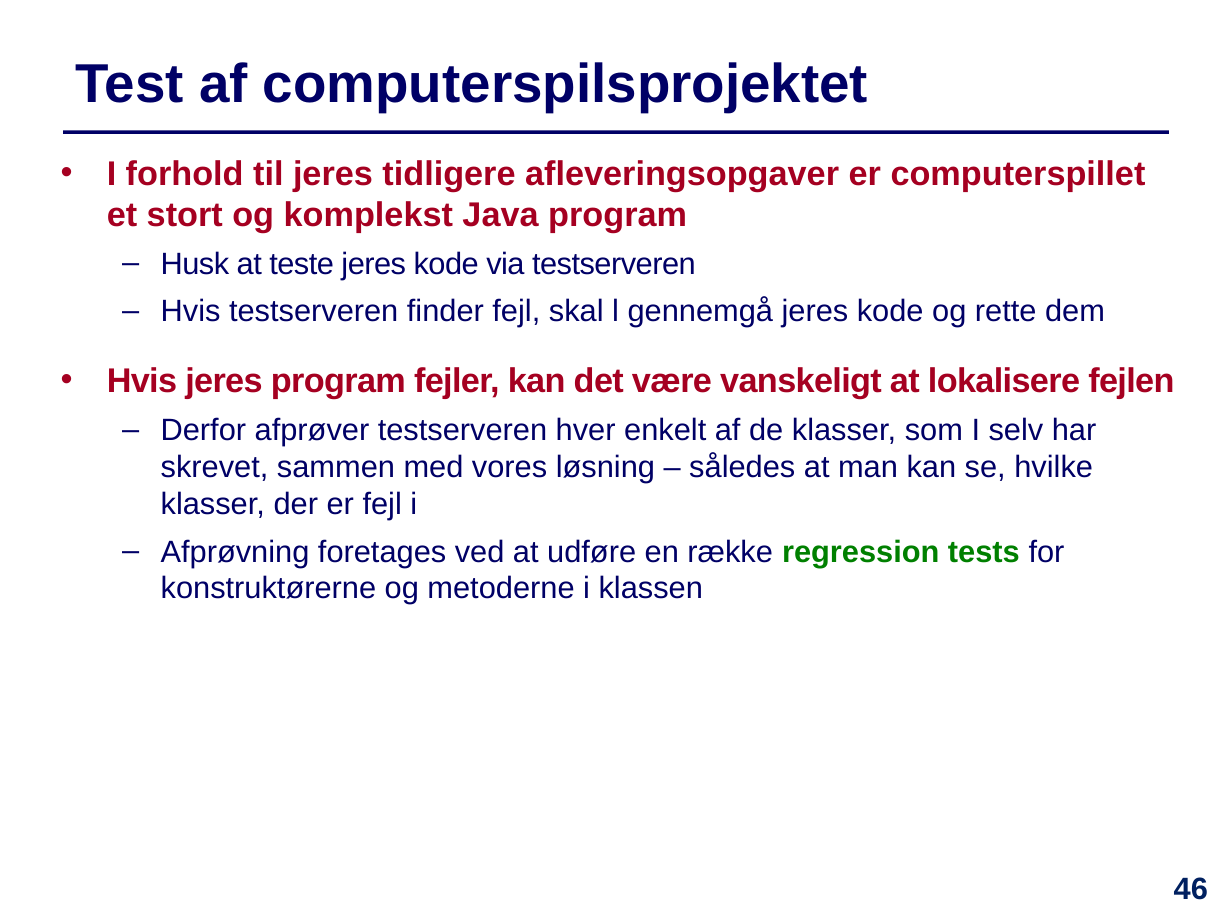
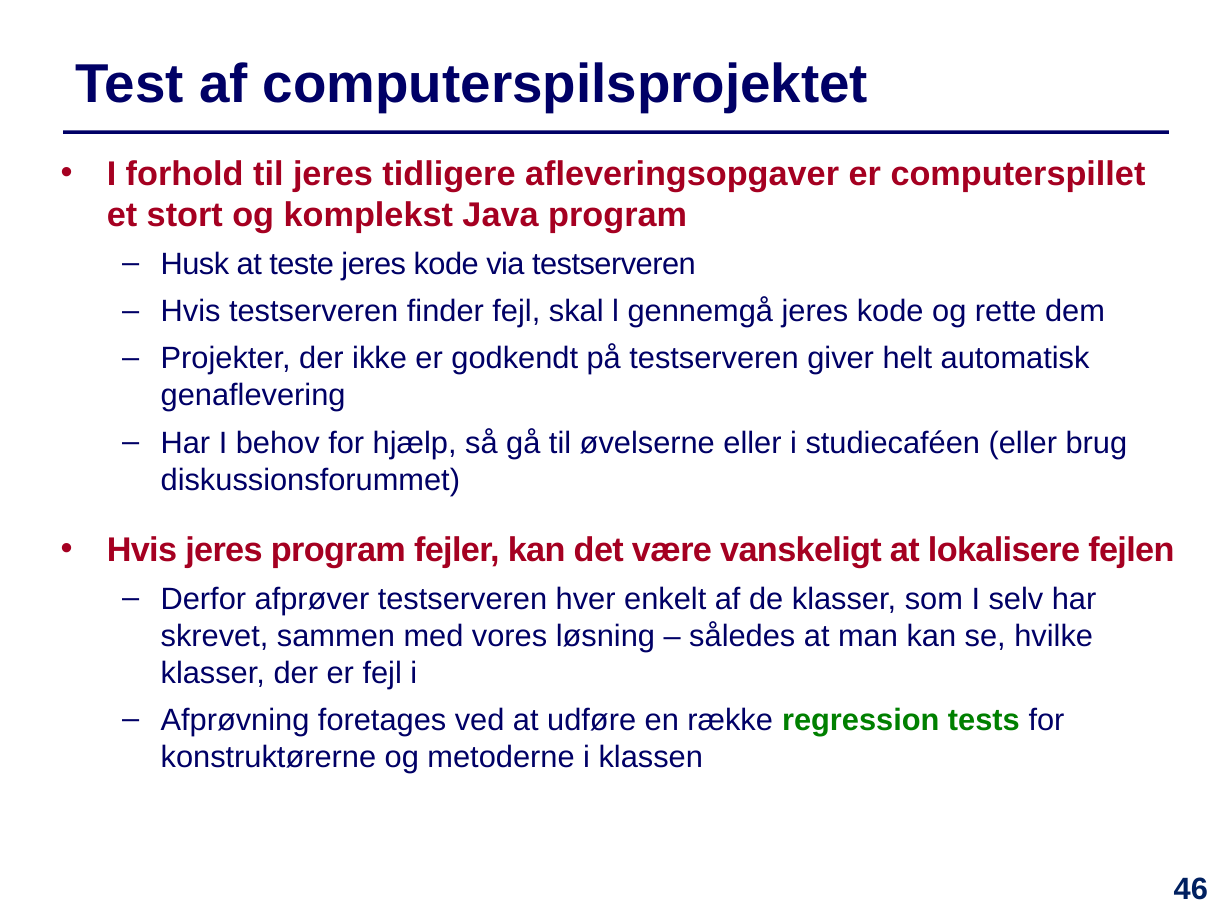
Before and after one commit to IntProgAU/Materiale, a slide deck: slide 46 of web/e23/uge_11/Slides-Uge11.pptx. Drawn at 1232x924 pixels with LibreOffice and Linux fonts; fonts in the diff are those of the drawing. Boxes give left, top, right and bottom in pixels: in the first picture for what was removed or moved away, otherwise in the second. Text is boxed around its words. In the diff, an @@ line names an element or a change of style, - is before the commit and + after.

```diff
--- a/web/e23/uge_11/Slides-Uge11.pptx
+++ b/web/e23/uge_11/Slides-Uge11.pptx
@@ text at [161,344,1128,495]: paragraphs added @@
+  – Projekter, der ikke er godkendt på testserveren giver helt automatisk genaflevering
+  – Har I behov for hjælp, så gå til øvelserne eller i studiecaféen (eller brug diskussionsforummet)
```
Also in this commit, not shown: 12 other slides changed, 3 other files.
